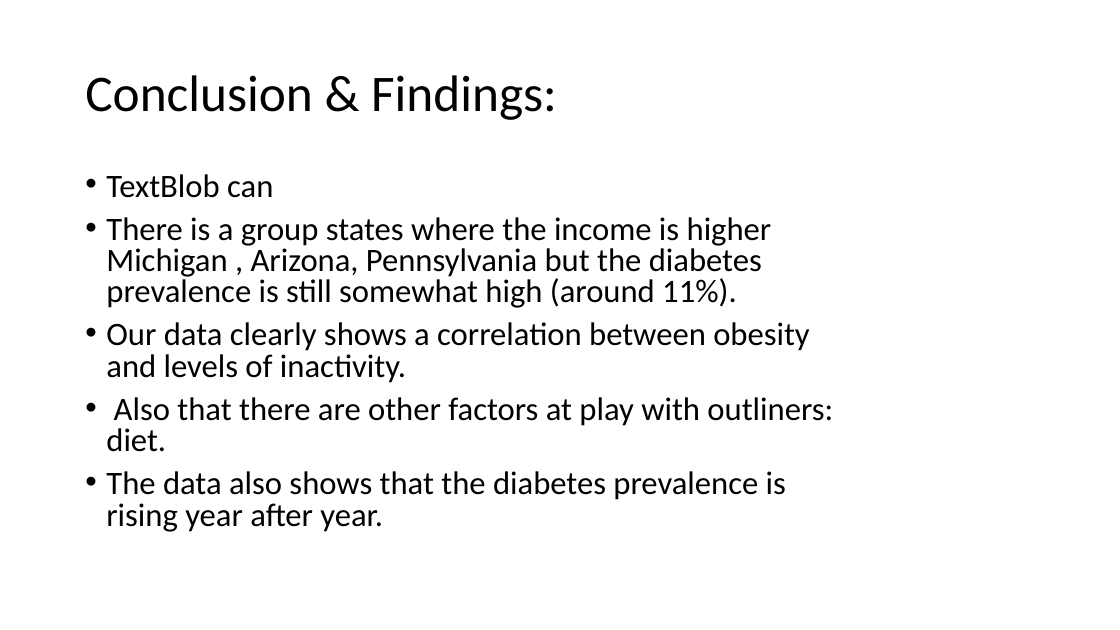
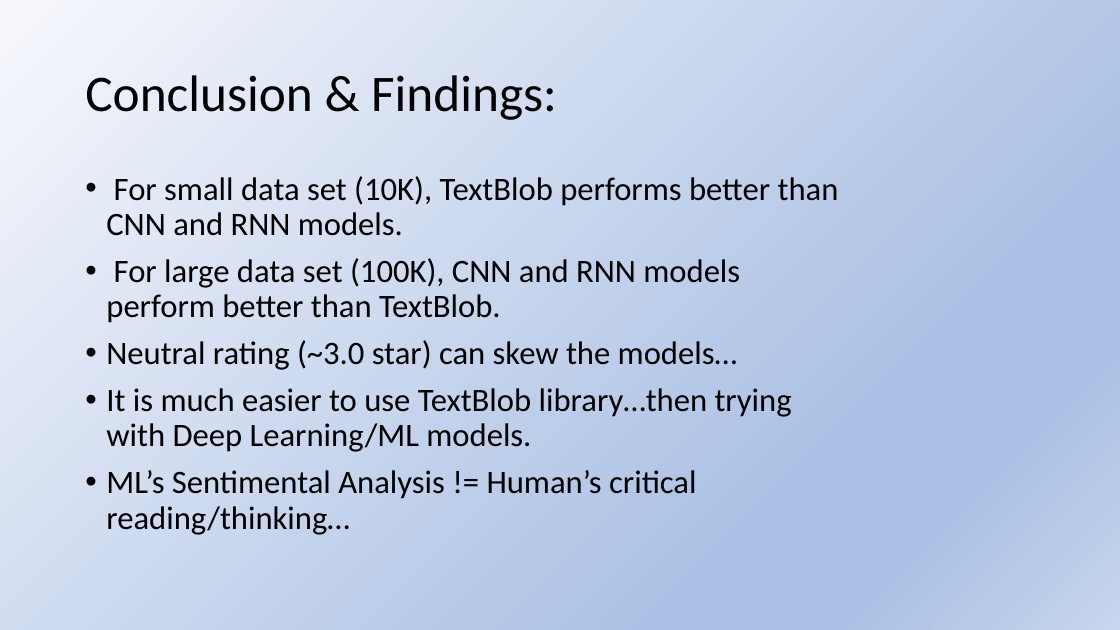
Before and after one commit to tonenguyen/NLP, a slide deck: slide 16 of SentimentalAnalysis.pptx (slide 13 before the commit). Drawn at 1120x630 pixels with LibreOffice and Linux fonts; fonts in the diff are those of the drawing. Boxes give left, top, right and bottom in pixels: in the first picture for what was removed or moved away, otherwise in the second. Text is boxed around its words. In the diff, an @@ line names an element or a change of style, - is before the commit and + after.

Commit message:
Deep Learning

```diff
--- a/SentimentalAnalysis.pptx
+++ b/SentimentalAnalysis.pptx
@@ background #FFFFFF to gradient #F6F8FC to #ABC0E4 to #C7D5ED @@
@@ text at <box>106,176,839,535</box>: text changed @@
-• TextBlob can
-• There is a group states where the income is higher Michigan , Arizona, Pennsylvania but the diabetes prevalence is still somewhat high (around 11%).
-• Our data clearly shows a correlation between obesity and levels of inactivity.
-• Also that there are other factors at play with outliners: diet.
-• The data also shows that the diabetes prevalence is rising year after year.
+• For small data set (10K), TextBlob performs better than CNN and RNN models.
+• For large data set (100K), CNN and RNN models perform better than TextBlob.
+• Neutral rating (~3.0 star) can skew the models…
+• It is much easier to use TextBlob library…then trying with Deep Learning/ML models.
+• ML’s Sentimental Analysis != Human’s critical reading/thinking…
```
Also in this commit, not shown: 9 other slides changed, 7 slides added, 3 slides removed, 13 other files.
